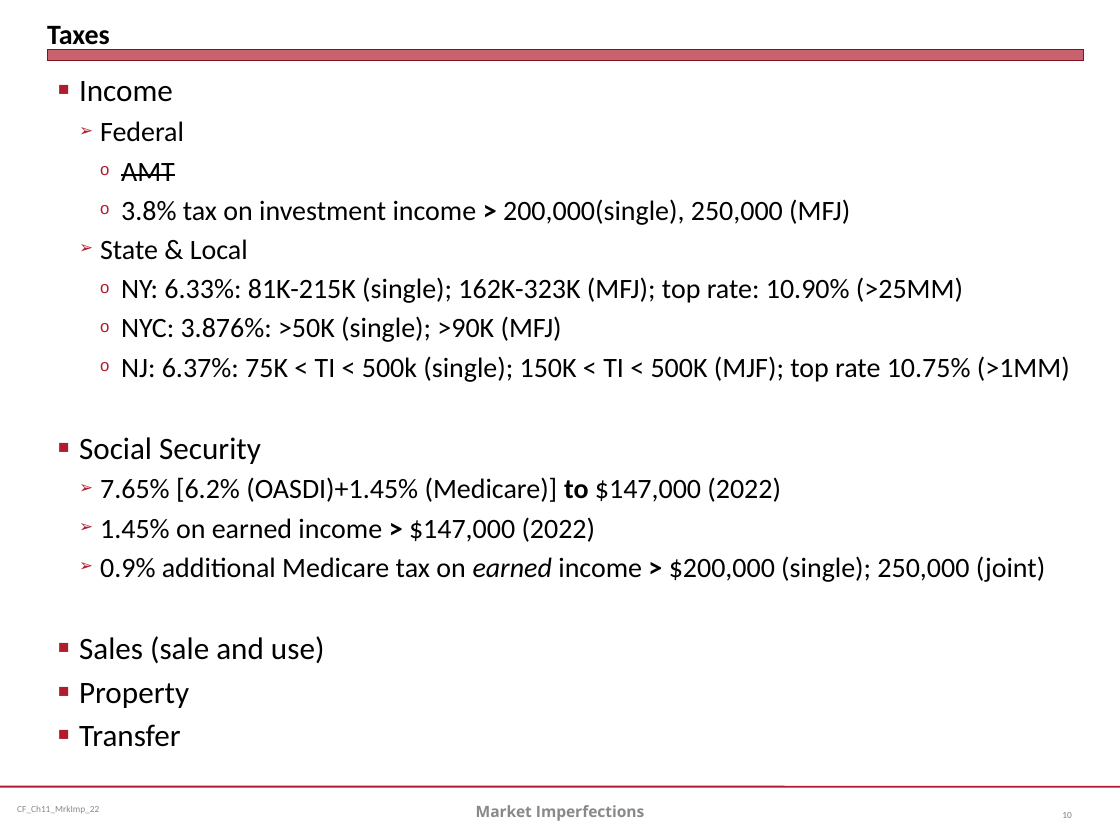
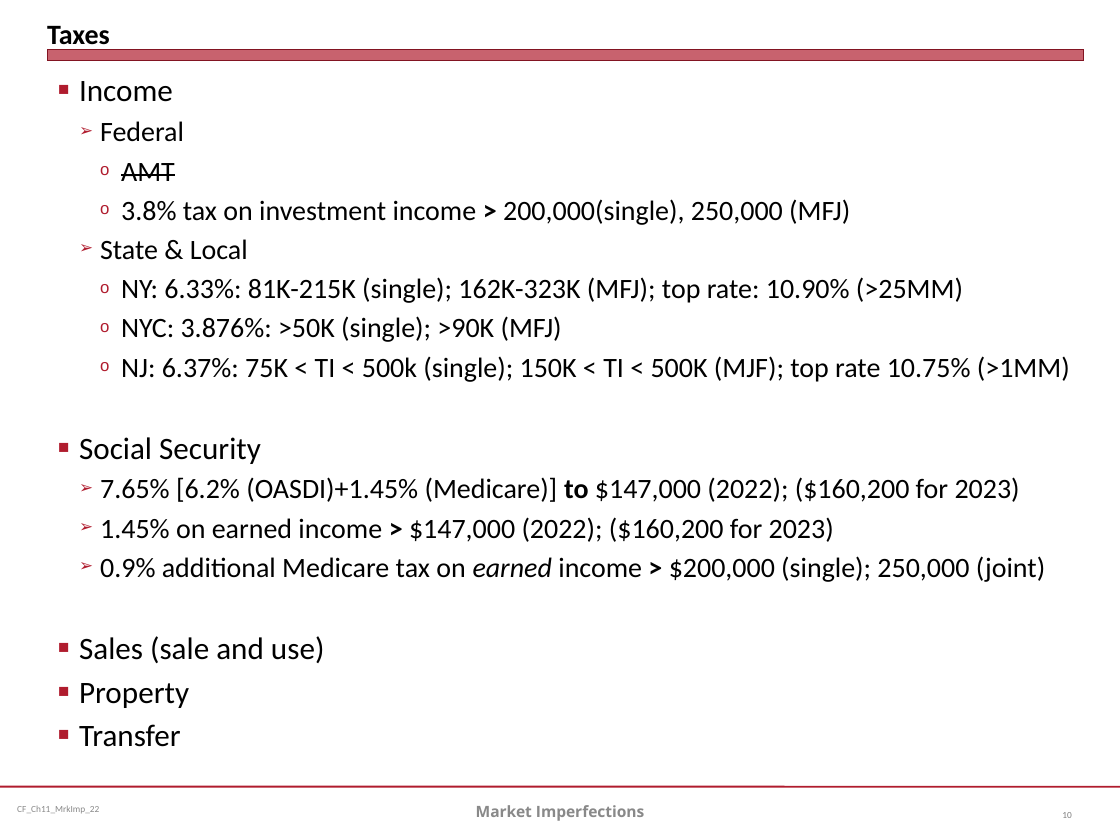
Before and after one commit to jmc877/Corporate-Finance, a slide deck: slide 10 of slides/CF_Ch11_MrkImp_22.pptx. Drawn at 1120x840 pixels with LibreOffice and Linux fonts; fonts in the diff are those of the drawing. Boxes give left, top, right and bottom in pixels: in the first picture for what was removed or moved away, otherwise in the second. Text is boxed around its words. In the diff, an @@ line names an element or a change of style, - is before the commit and + after.

```diff
--- a/slides/CF_Ch11_MrkImp_22.pptx
+++ b/slides/CF_Ch11_MrkImp_22.pptx
@@ text at bbox=[100, 477, 1020, 542]: text changed @@
-  ➢ 7.65% [6.2% (OASDI)+1.45% (Medicare)] to $147,000 (2022)
-  ➢ 1.45% on earned income > $147,000 (2022)
+  ➢ 7.65% [6.2% (OASDI)+1.45% (Medicare)] to $147,000 (2022); ($160,200 for 2023)
+  ➢ 1.45% on earned income > $147,000 (2022); ($160,200 for 2023)
```
Also in this commit, not shown: 3 other files.
